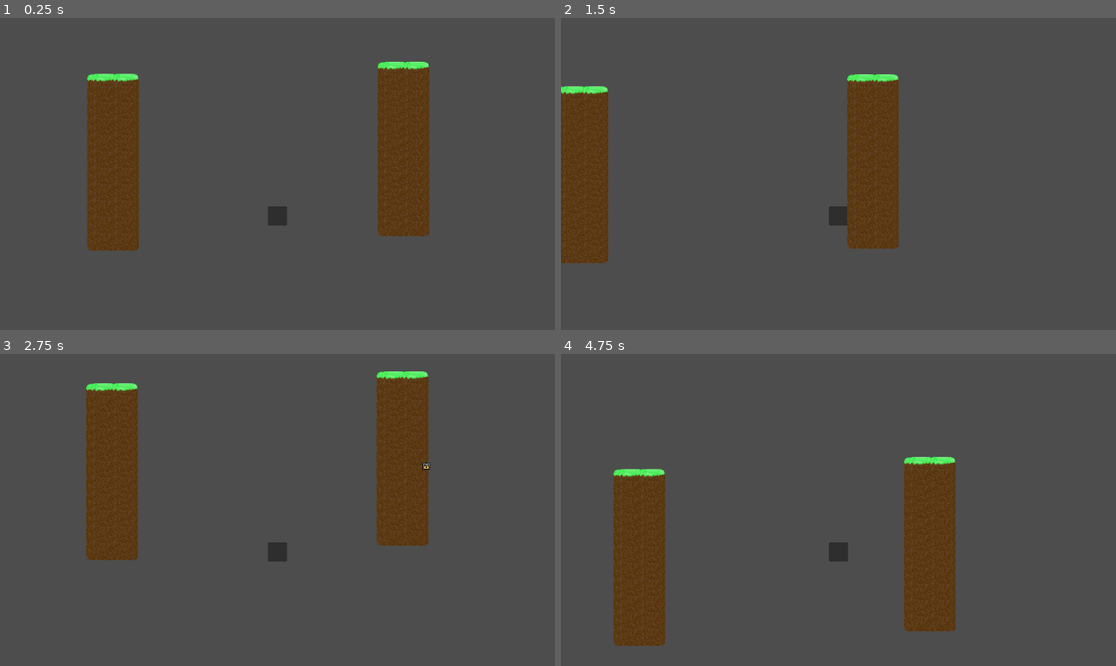
Above: before the commit, frames 1-4 (two rows, left to right).
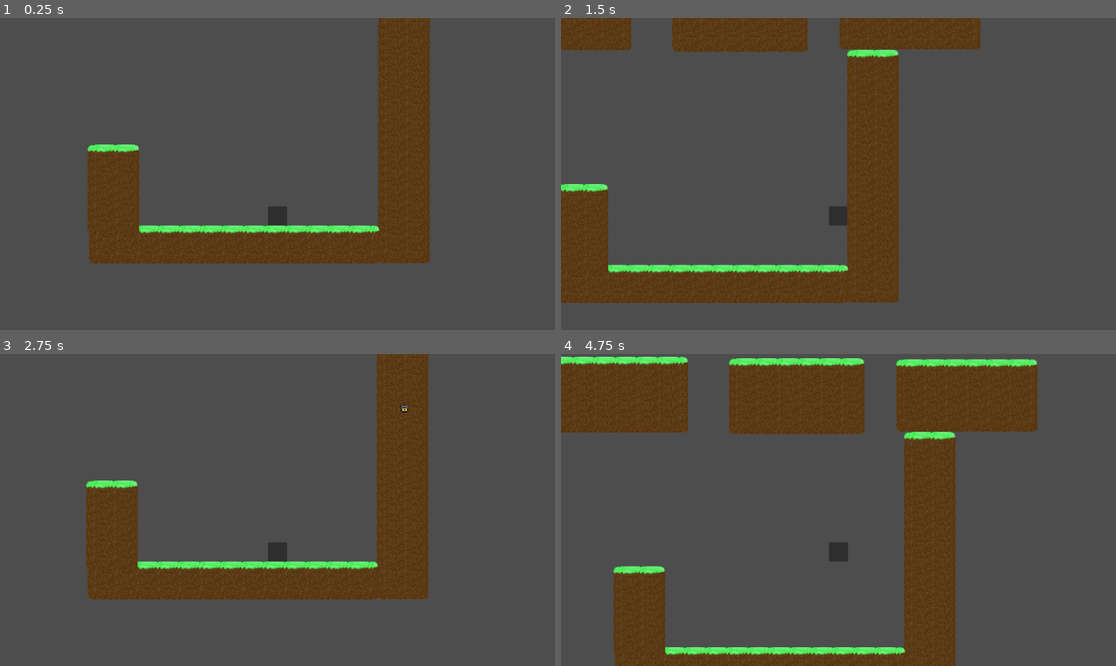
Above: after the commit, the same moments.

Repository: cake4everyone/24-GMTK-JAM
Game: Godot game, scene res://main.tscn
The game is run twice, just before and just after one commit, with the same random seed, the same clock (stepped at 60 frames per second) and the same inputs.
Inputs (mouse positions are in pixels of both pictures, inside the frame that each line leads up to):
- Up to frame 1 (0.25 s): no input
- Up to frame 2 (1.5 s): tap Enter (ui_accept) at 0.5, 0.77 s; move the mouse to (960, 158) at 0.52 s; hold Right (ui_right) from 0.53 s (still down); click (960, 158) at 0.6 s; move the mouse to (727, 189) at 1.27 s; click (727, 189) at 1.35 s
- Up to frame 3 (2.75 s): tap Enter (ui_accept) at 1.52 s; move the mouse to (333, 441) at 2.02 s; release Right (ui_right) at 2.03 s; hold Left (ui_left) from 2.03 s (still down); click (333, 441) at 2.1 s
- Up to frame 4 (4.75 s): move the mouse to (810, 572) at 2.77 s; release Left (ui_left) at 2.78 s; hold Right (ui_right) 2.78-4.28 s; click (810, 572) at 2.85 s; tap Enter (ui_accept) at 3.02, 3.77, 4.52 s; move the mouse to (1005, 556) at 3.52 s; click (1005, 556) at 3.6 s; move the mouse to (672, 463) at 4.27 s; hold Left (ui_left) from 4.28 s (still down); click (672, 463) at 4.35 s

The runs differ from the first frame. In frame 1, 11% of the frame differs, in the area x 15-78%, y 0-79%; in frame 2, 18%; in frame 3, 12%; in frame 4, 26%, in the area x 0-86%, y 0-100%.

Commit message:
added locked and inverted flags for platforms
and new main test-scene

Diff:
--- a/main.tscn
+++ b/main.tscn
@@ -2,9 +2,7 @@
 
 [ext_resource type="PackedScene" uid="uid://cmnrovymckqxo" path="res://player.tscn" id="1_pgydn"]
 [ext_resource type="PackedScene" uid="uid://cf55qg3v5kp2t" path="res://platform.tscn" id="3_3hk51"]
-
-[sub_resource type="RectangleShape2D" id="RectangleShape2D_lsjvg"]
-size = Vector2(671, 83)
+[ext_resource type="PackedScene" uid="uid://rdenkto77bwn" path="res://platform_group.tscn" id="3_irmio"]
 
 [node name="Node2D" type="Node2D"]
 
@@ -16,26 +14,62 @@
 position = Vector2(0, -107)
 
 [node name="Sprite2D" parent="." instance=ExtResource("3_3hk51")]
-offset_left = 434.0
-offset_top = -161.0
-offset_right = 541.0
-offset_bottom = 201.0
+offset_left = 435.0
+offset_top = -310.0
+offset_right = 542.0
+offset_bottom = 215.0
+locked = true
 
 [node name="Marker2D" type="Marker2D" parent="Sprite2D"]
-position = Vector2(103, 197)
+position = Vector2(58, 129)
+
+[node name="Sprite2D2" parent="." instance=ExtResource("3_3hk51")]
+offset_left = -165.0
+offset_top = 137.0
+offset_right = 438.0
+offset_bottom = 216.0
+locked = true
+
+[node name="Marker2D" type="Marker2D" parent="Sprite2D2"]
+position = Vector2(58, 129)
 
 [node name="RigidBody2D" parent="." instance=ExtResource("3_3hk51")]
-offset_left = -169.0
-offset_top = -136.0
-offset_right = -62.0
-offset_bottom = 231.0
+offset_left = -168.0
+offset_top = -31.0
+offset_right = -61.0
+offset_bottom = 156.0
 
 [node name="Marker2D" type="Marker2D" parent="RigidBody2D"]
-position = Vector2(55, 185)
+position = Vector2(3, 186)
 
-[node name="StaticBody2D" type="StaticBody2D" parent="."]
-position = Vector2(231.75, 284)
+[node name="PlatformGroup" parent="." instance=ExtResource("3_irmio")]
 
-[node name="CollisionShape2D" type="CollisionShape2D" parent="StaticBody2D"]
-position = Vector2(-72.25, -8)
-shape = SubResource("RectangleShape2D_lsjvg")
+[node name="Control" parent="PlatformGroup" instance=ExtResource("3_3hk51")]
+offset_left = -309.0
+offset_top = -466.0
+offset_right = -1165.0
+offset_bottom = -957.0
+inverted = true
+
+[node name="Marker2D" type="Marker2D" parent="PlatformGroup/Control"]
+position = Vector2(117, 155)
+
+[node name="Control2" parent="PlatformGroup" instance=ExtResource("3_3hk51")]
+offset_left = 72.0
+offset_top = -463.0
+offset_right = -799.0
+offset_bottom = -954.0
+
+[node name="Marker2D" type="Marker2D" parent="PlatformGroup/Control2"]
+position = Vector2(140, 156)
+
+[node name="Control3" parent="PlatformGroup" instance=ExtResource("3_3hk51")]
+offset_left = 419.0
+offset_top = -461.0
+offset_right = -440.0
+offset_bottom = -959.0
+inverted = true
+locked = true
+
+[node name="Marker2D" type="Marker2D" parent="PlatformGroup/Control3"]
+position = Vector2(157, 147)
--- a/platform.gd
+++ b/platform.gd
@@ -18,6 +18,8 @@
 	return warnings
 
 
+@export var inverted: bool
+@export var locked: bool
 var anchorPoint: Vector2
 
 var colShape: CollisionShape2D
@@ -84,7 +86,7 @@
 	var localPlayerPos = %Player.position - get_global_position()
 	var safeMargin = %Player.get_child(0).shape.size.x / 2
 
-	if localPlayerPos.x > 0 - safeMargin && localPlayerPos.y > -100 && localPlayerPos.x < rect.size.x + safeMargin && localPlayerPos.y < 20:
+	if locked || localPlayerPos.x > 0 - safeMargin && localPlayerPos.y > -100 && localPlayerPos.x < rect.size.x + safeMargin && localPlayerPos.y < 20:
 		deactivated = true
 	elif (localPlayerPos.x < 0 - safeMargin || localPlayerPos.y < -100 || localPlayerPos.x > rect.size.x + safeMargin || localPlayerPos.y > 20) && %Player.is_on_floor():
 		deactivated = false
@@ -141,6 +143,9 @@
 	if resizeTop:
 		change.y = -change.y
 
+	if inverted:
+		change = -change
+
 	if not get_parent() is PlatformGroup:
 		set_new_change(validate_change(change))
 		return
@@ -149,13 +154,22 @@
 	group.change_size(change)
 
 func validate_change(change: Vector2) -> Vector2:
+	if inverted:
+		change = -change
+
 	var newSize: Vector2 = get_size() + change
 	newSize.x = max(newSize.x, 3 * BORDER_SIZE)
 	newSize.y = max(newSize.y, 3 * BORDER_SIZE)
 
-	return newSize - get_size()
+	var newChange: Vector2 = newSize - get_size()
+	if inverted:
+		newChange = -newChange
+
+	return newChange
 
 func set_new_change(change: Vector2):
+	if inverted:
+		change = -change
 	set_size(get_size() + change)
 	set_position(get_position() - anchorPoint * change)
 
--- a/platform_group.tscn
+++ b/platform_group.tscn
@@ -1,3 +1,6 @@
-[gd_scene format=3 uid="uid://rdenkto77bwn"]
+[gd_scene load_steps=2 format=3 uid="uid://rdenkto77bwn"]
+
+[ext_resource type="Script" path="res://platform_group.gd" id="1_uo6pk"]
 
 [node name="PlatformGroup" type="Node"]
+script = ExtResource("1_uo6pk")
